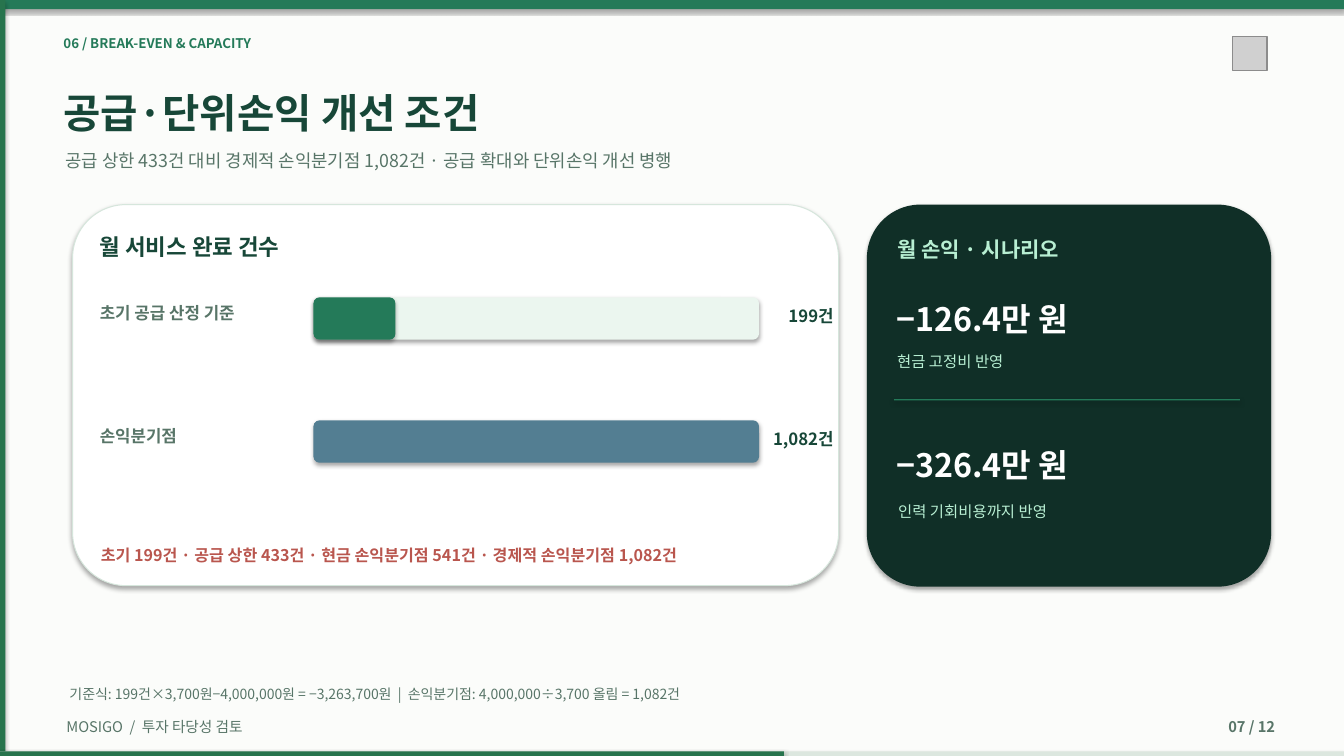
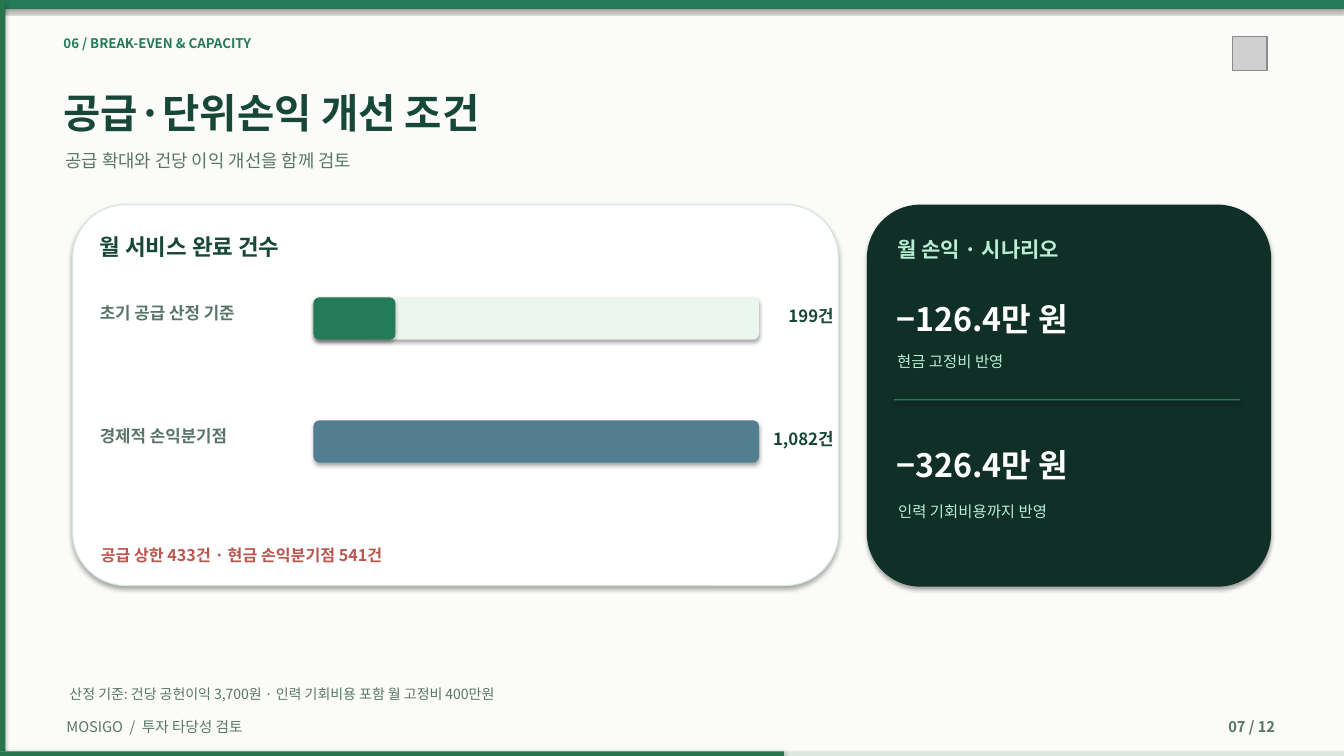
Before and after one commit to dohyunkimmm/mosigo-case-study, a slide deck: slide 7 of downloads/MOSIGO_IR_Investment_Review_12slides.pptx. Drawn at 1344x756 pixels with LibreOffice and Linux fonts; fonts in the diff are those of the drawing; grey boxes stand for pictures. Boxes give left, top, right and bottom in pixels: in the first picture for what was removed or moved away, otherwise in the second. Text is boxed around its words. In the diff, an @@ line names an element or a change of style, - is before the commit and + after.

Commit message:
본문·발표자료 중복 정리 및 목적별 설명 개선 (#200)
* 본문과 발표자료의 반복 표현 정리 및 역할별 설명 개선

* 공개 자료와 페이지 탐색 문구 동기화

* 본문과 발표자료의 반복 표현 정리 및 역할별 설명 개선

```diff
--- a/downloads/MOSIGO_IR_Investment_Review_12slides.pptx
+++ b/downloads/MOSIGO_IR_Investment_Review_12slides.pptx
@@ text at [65, 152, 352, 169]: text changed @@
-공급 상한 433건 대비 경제적 손익분기점 1,082건 · 공급 확대와 단위손익 개선 병행
+공급 확대와 건당 이익 개선을 함께 검토
@@ text at [100, 428, 227, 444]: text changed @@
-손익분기점
+경제적 손익분기점
@@ text at [101, 547, 382, 563]: text changed @@
-초기 199건 · 공급 상한 433건 · 현금 손익분기점 541건 · 경제적 손익분기점 1,082건
+공급 상한 433건 · 현금 손익분기점 541건
@@ text at [69, 687, 494, 701]: text changed @@
-기준식: 199건×3,700원−4,000,000원 = −3,263,700원 | 손익분기점: 4,000,000÷3,700 올림 = 1,082건
+산정 기준: 건당 공헌이익 3,700원 · 인력 기회비용 포함 월 고정비 400만원
```
Also in this commit, not shown: 2 other slides changed, 21 other files.
